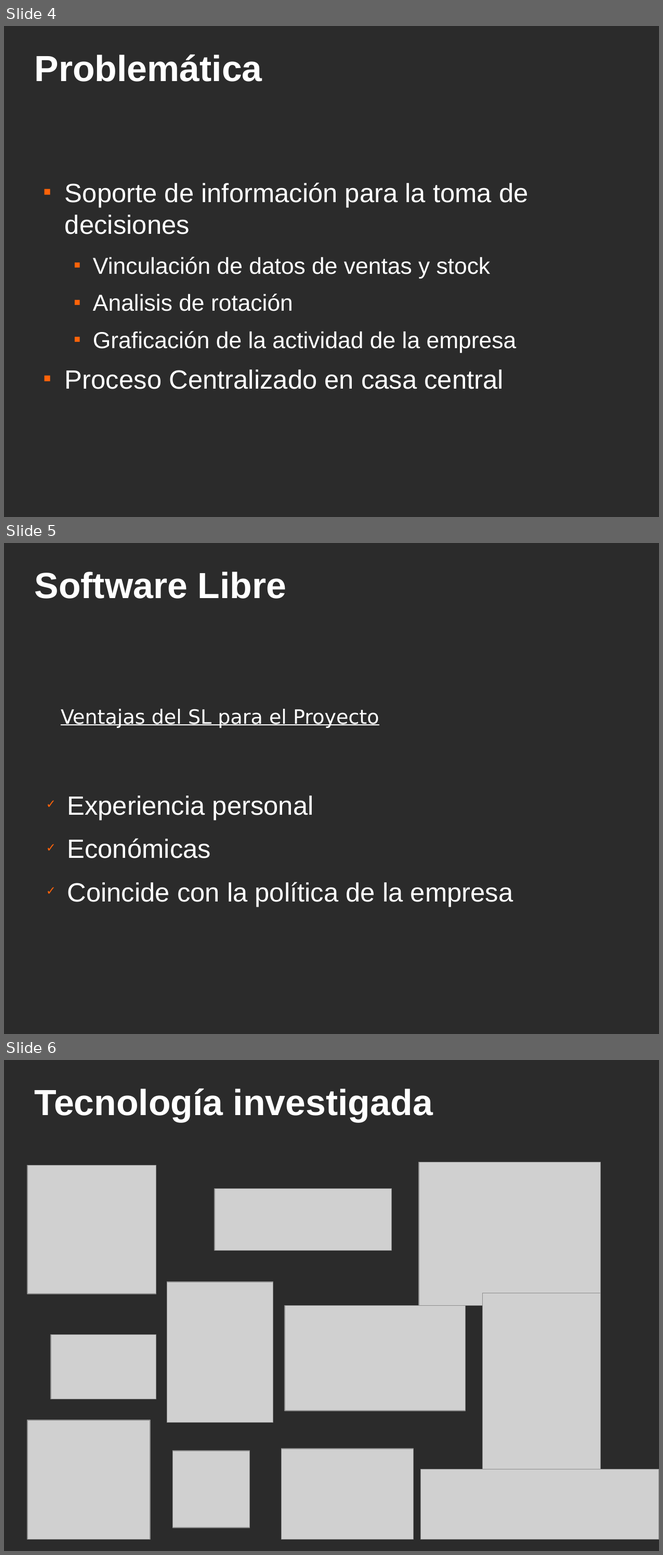
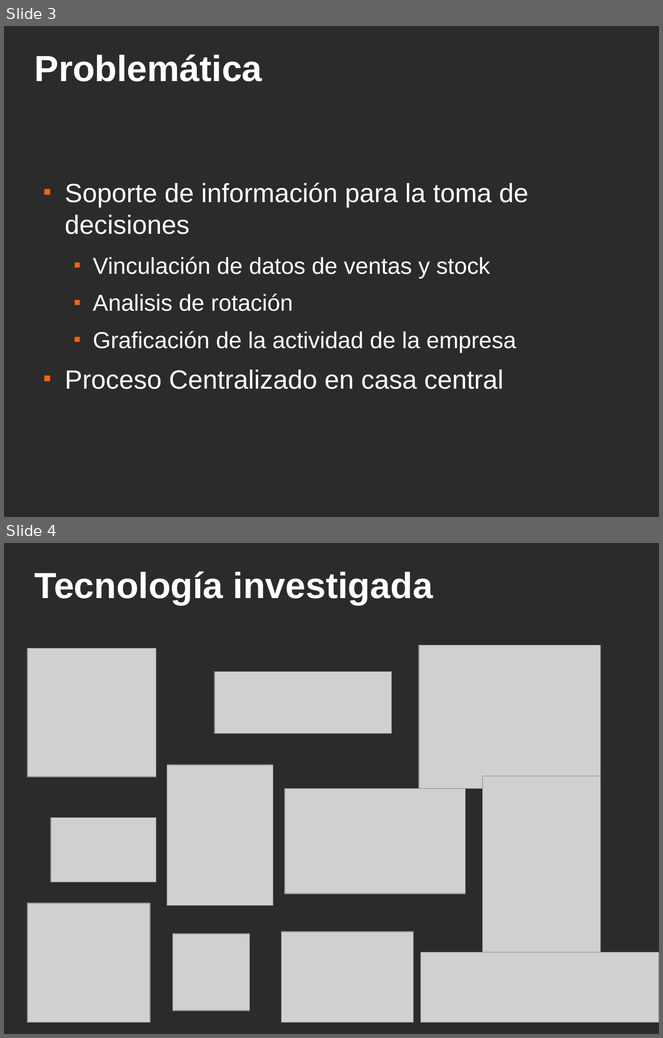
Before and after one commit to ervin45/proyectofinal, a slide deck: doc/material_para_la_catedra/presentacion_final/presentacion_final.odp. Shown one above the other, each under a label of ours: slides 4, 5 and 6 before the commit, slides 3 and 4 after it. The pictures are 663x1555 and 663x1038 pixels, drawn with LibreOffice and Linux fonts; fonts in the diff are those of the drawing; grey boxes stand for pictures; background and template pictures are left out; a plain dark background stands for a picture behind light text. Boxes give left, top, right and bottom in pixels: in the first picture for what was removed or moved away, otherwise in the second. Text is boxed around its words. In the diff, an @@ line names an element or a change of style, - is before the commit and + after.

Commit message:
recordata la presentacion para presentarle a bieler lo fundamental

```diff
--- a/doc/material_para_la_catedra/presentacion_final/presentacion_final.odp
+++ b/doc/material_para_la_catedra/presentacion_final/presentacion_final.odp
@@ slide 5 removed at [4, 543, 659, 1034], background picture (left out) @@
@@ title removed at [35, 572, 287, 599] @@
-Software Libre
@@ text removed at [61, 709, 379, 728] @@
-Ventajas del SL para el Proyecto
@@ text removed at [67, 796, 514, 907] @@
-✓ Experiencia personal
-✓ Económicas
-✓ Coincide con la política de la empresa
@@ what was slide 4 is now slide 3 @@
@@ what was slide 6 is now slide 4 @@
```
Also in this commit, not shown: 4 slides changed, 7 other slides removed.
